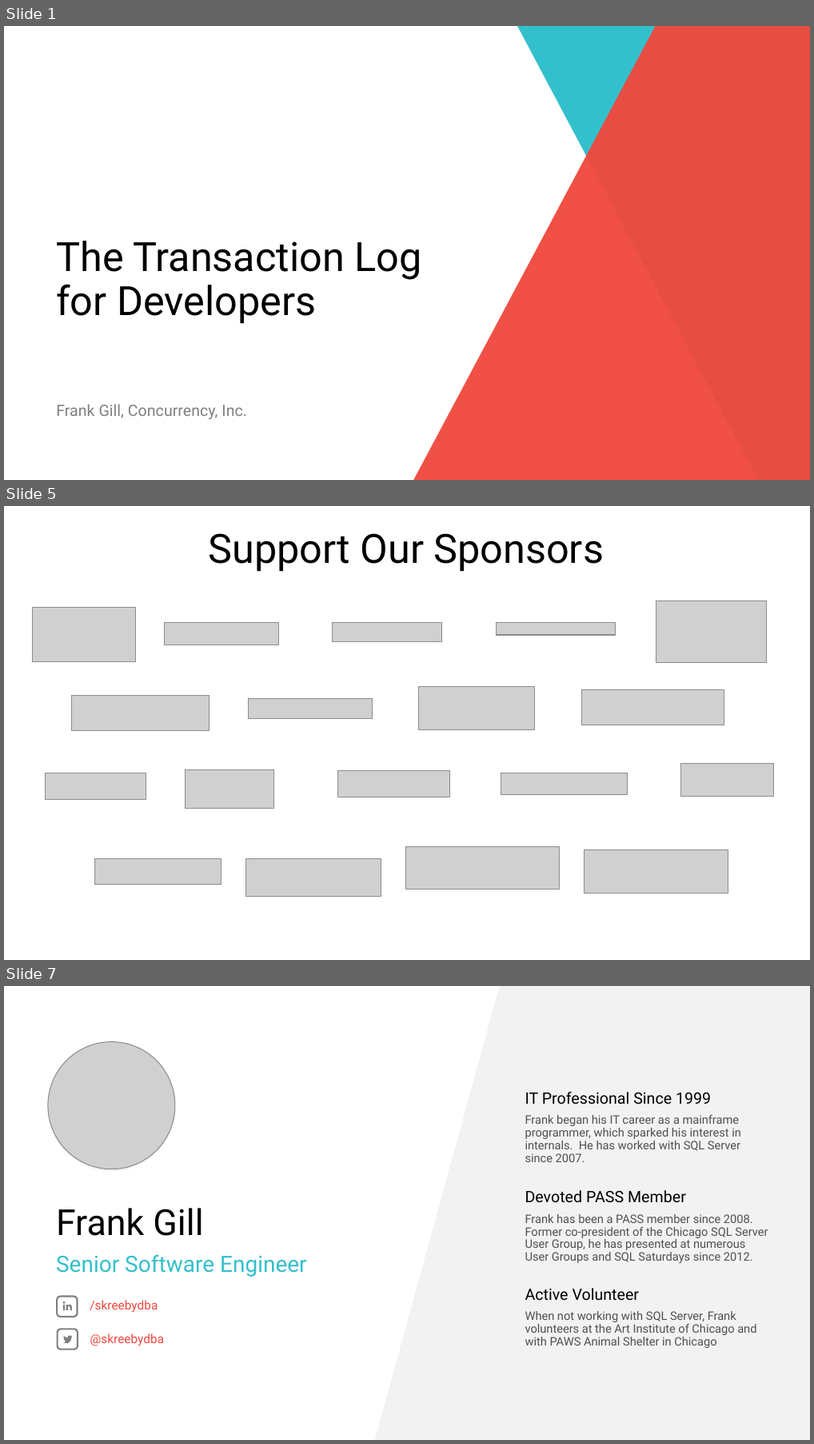
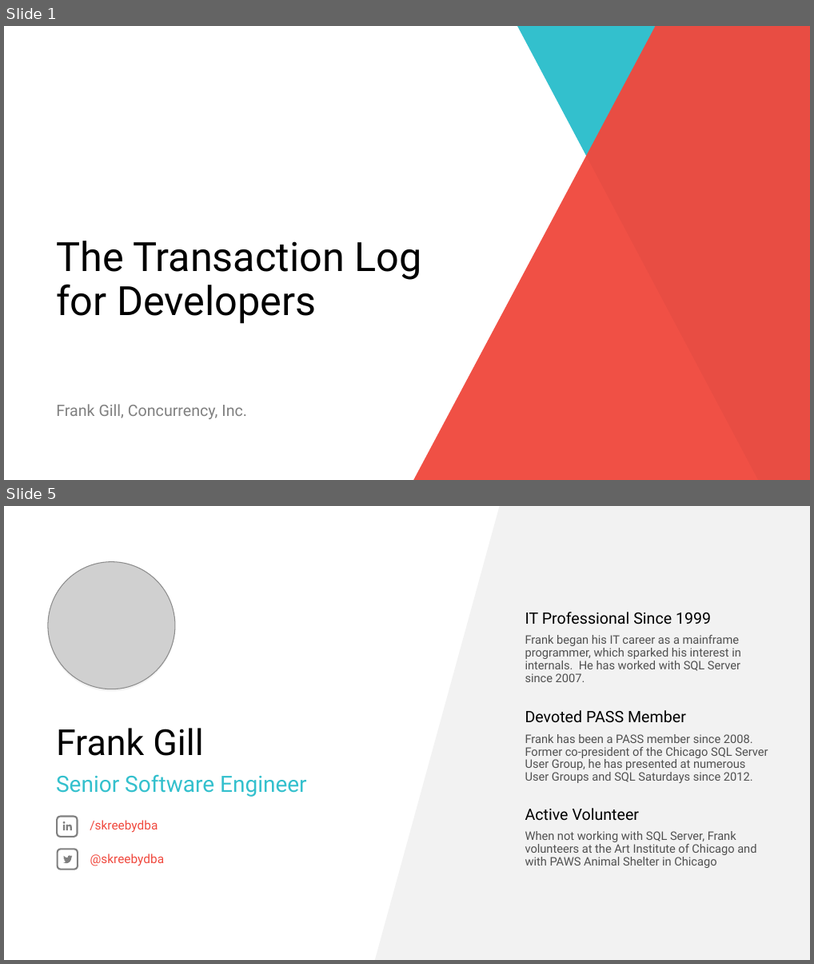
Before and after one commit to skreebydba/IntroToTheTranLog, a slide deck: TranLogDemoSummit/IntroToTheTranLogFinalDraft.pptx. Shown one above the other, each under a label of ours: slides 1, 5 and 7 before the commit, slides 1 and 5 after it; the slides between them are not shown. The pictures are 814x1444 and 814x964 pixels, drawn with LibreOffice and Linux fonts; fonts in the diff are those of the drawing; grey boxes stand for pictures; background and template pictures are left out. Boxes give left, top, right and bottom in pixels: in the first picture for what was removed or moved away, otherwise in the second. Text is boxed around its words. In the diff, an @@ line names an element or a change of style, - is before the commit and + after.

```diff
--- a/TranLogDemoSummit/IntroToTheTranLogFinalDraft.pptx
+++ b/TranLogDemoSummit/IntroToTheTranLogFinalDraft.pptx
@@ slide 5 removed at <box>4,506,810,960</box>, background #FFFFFF @@
@@ title removed at <box>208,533,604,572</box> @@
-Support Our Sponsors
@@ picture removed at <box>656,600,766,663</box> @@
@@ picture removed at <box>32,608,135,662</box> @@
@@ picture removed at <box>165,622,278,644</box> @@
@@ picture removed at <box>333,622,442,641</box> @@
@@ picture removed at <box>496,622,615,634</box> @@
@@ picture removed at <box>72,696,210,730</box> @@
@@ picture removed at <box>418,687,534,730</box> @@
@@ picture removed at <box>582,689,725,724</box> @@
@@ picture removed at <box>248,698,373,718</box> @@
@@ picture removed at <box>682,764,774,796</box> @@
@@ picture removed at <box>45,772,146,800</box> @@
@@ picture removed at <box>186,770,274,808</box> @@
@@ picture removed at <box>338,770,450,796</box> @@
@@ picture removed at <box>502,772,627,794</box> @@
@@ picture removed at <box>95,858,221,884</box> @@
@@ picture removed at <box>246,858,382,896</box> @@
@@ picture removed at <box>406,846,560,889</box> @@
@@ picture removed at <box>585,849,729,893</box> @@
@@ what was slide 7 is now slide 5 @@
```
Also in this commit, not shown: 2 slides added, 10 other slides removed.
